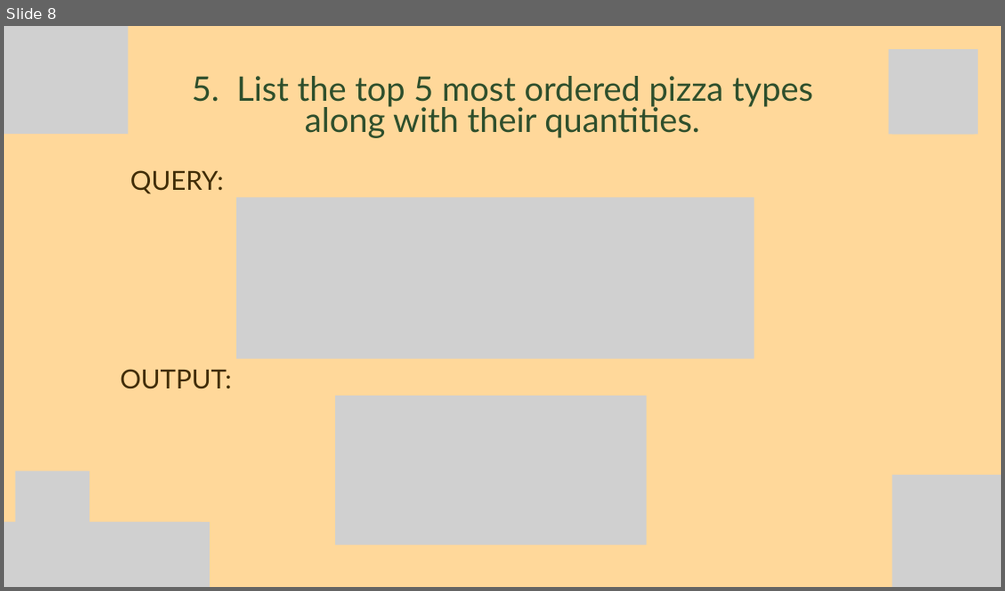
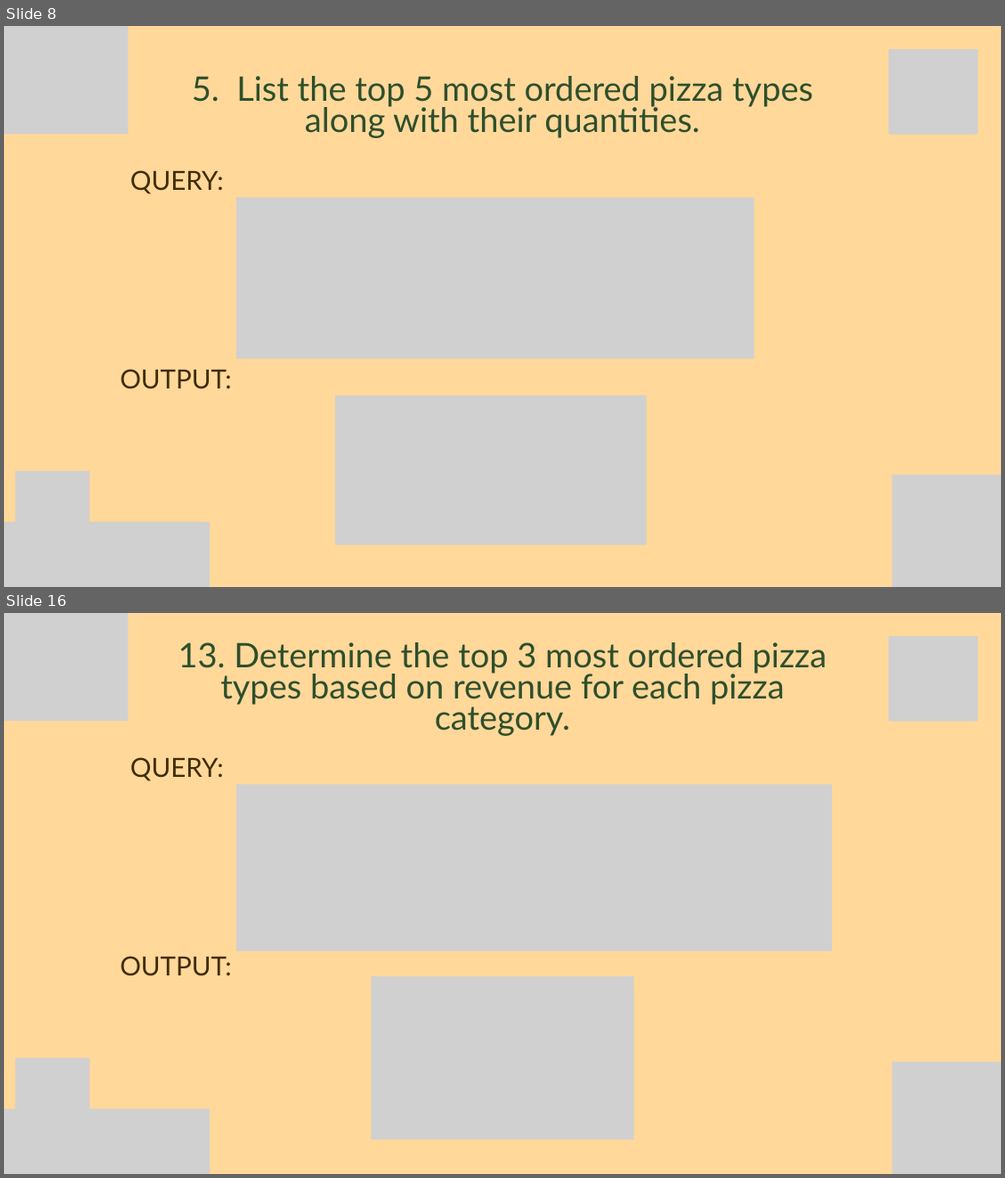
Before and after one commit to axhhad-khan/pizza-sales-SQL-project, a slide deck: solution/Solution.pptx. Shown one above the other, each under a label of ours: slide 8 before the commit, slides 8 and 16 after it; the slides between them are not shown. The pictures are 1005x591 and 1005x1178 pixels, drawn with LibreOffice and Linux fonts; fonts in the diff are those of the drawing; grey boxes stand for pictures. Boxes give left, top, right and bottom in pixels: in the first picture for what was removed or moved away, otherwise in the second. Text is boxed around its words. In the diff, an @@ line names an element or a change of style, - is before the commit and + after.

```diff
--- a/solution/Solution.pptx
+++ b/solution/Solution.pptx
@@ slide 16 added at (4, 613, 1001, 1174), background #FFD89A @@
@@ picture added at (4, 613, 128, 721) @@
@@ picture added at (888, 636, 974, 722) @@
@@ picture added at (891, 636, 978, 722) @@
@@ text added at (178, 642, 827, 736), 48.9 pt, text #2E4F2C @@
+13. Determine the top 3 most ordered pizza types based on revenue for each pizza category.
@@ text added at (130, 757, 224, 781), 38 pt, text #402D07 @@
+QUERY:
@@ picture added at (236, 785, 832, 951) @@
@@ text added at (120, 956, 232, 976), 38 pt, text #402D07 @@
+OUTPUT:
@@ picture added at (371, 976, 633, 1139) @@
@@ picture added at (16, 1058, 89, 1174) @@
@@ picture added at (891, 1062, 1001, 1174) @@
@@ picture added at (4, 1109, 210, 1174) @@
@@ picture added at (4, 1109, 201, 1174) @@
```
Also in this commit, not shown: 9 other slides added.
